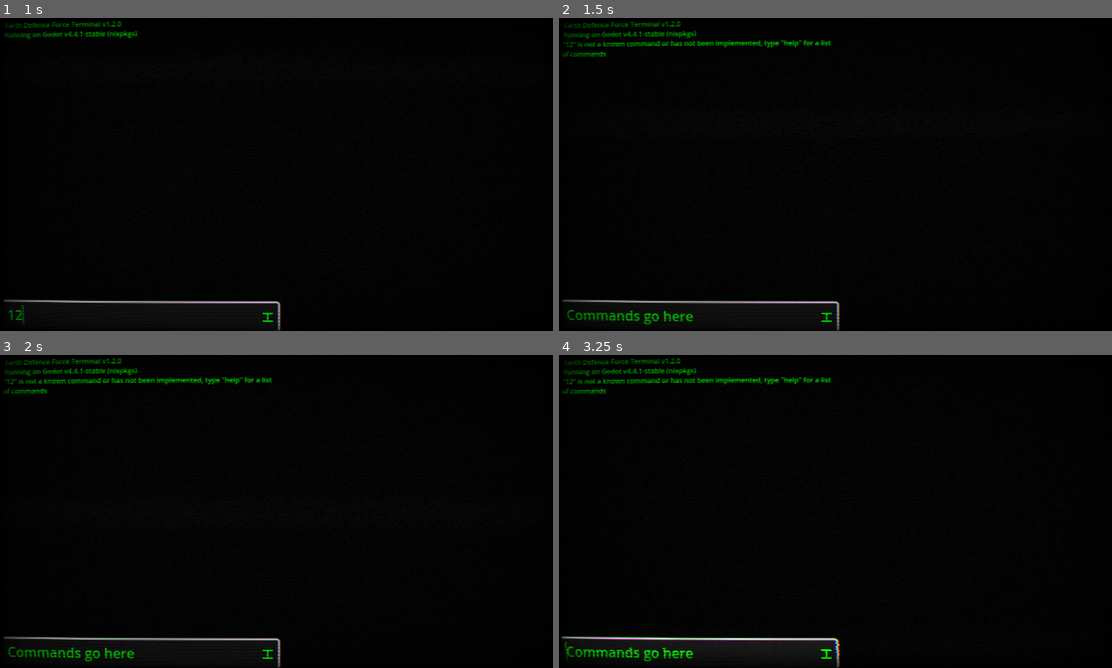
Above: before the commit, frames 1-4 (two rows, left to right).
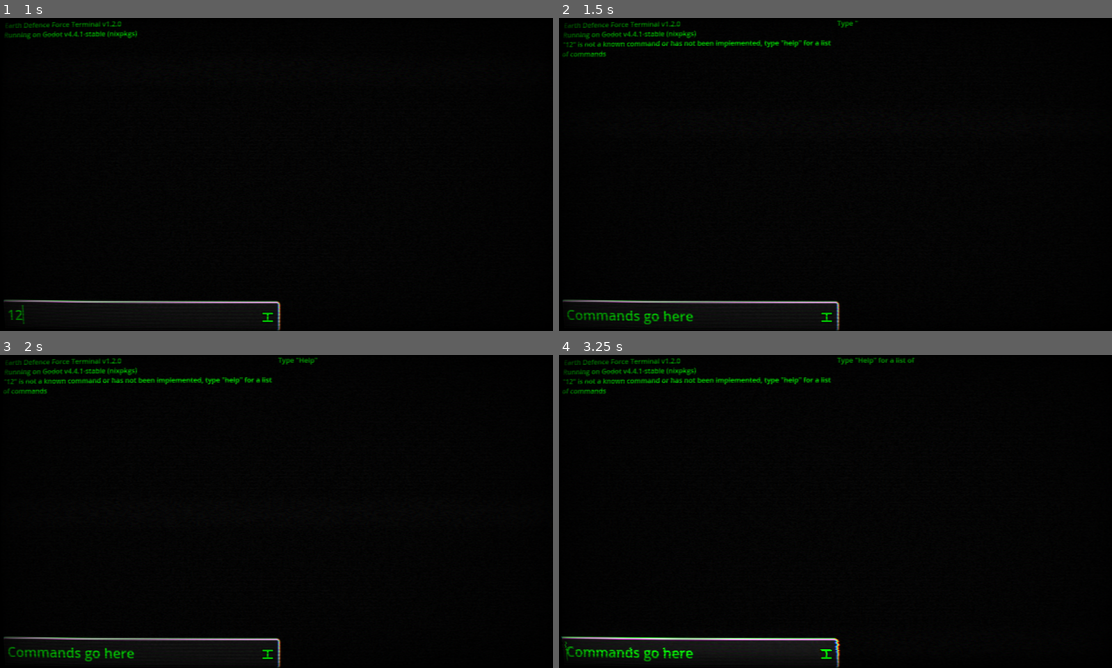
Above: after the commit, the same moments.

Repository: sphis-Sinco/EDFT
Game: Godot game, scene res://EDFT.tscn
The game is run twice, just before and just after one commit, with the same random seed, the same clock (stepped at 60 frames per second) and the same inputs.
Inputs (mouse positions are in pixels of both pictures, inside the frame that each line leads up to):
- Up to frame 1 (1 s): click (138, 318) at 0.52 s; type "12" at 0.6 s
- Up to frame 2 (1.5 s): tap Enter at 1.25 s; hold Up (ui_up) from 1.28 s (still down)
- Up to frame 3 (2 s): keep holding Up (ui_up)
- Up to frame 4 (3.25 s): tap Space at 2 s; release Up (ui_up) at 2.03 s; hold Down (ui_down) 2.03-2.78 s; tap Enter at 2.75 s; hold Up (ui_up) from 2.78 s (still down)

Frame 1 is identical in both runs. In frame 2, less than 0.1% of the frame differs, in the area x 50-55%, y 0-4%; in frame 3, less than 0.1%; in frame 4, 0.2%, in the area x 50-65%, y 0-4%.

Commit message:
Inital right panel message mentioning that you can type "help" for a list of commands

Diff:
--- a/EDFT.tscn
+++ b/EDFT.tscn
@@ -50,6 +50,21 @@
 offset_bottom = 720.0
 color = Color(0, 0, 0, 1)
 
+[node name="LineEdit" type="LineEdit" parent="."]
+offset_top = 656.0
+offset_right = 320.0
+offset_bottom = 688.0
+scale = Vector2(2, 2)
+theme_override_colors/selection_color = Color(0, 1, 0, 1)
+theme_override_colors/caret_color = Color(0, 1, 0, 1)
+theme_override_colors/font_placeholder_color = Color(0, 1, 0, 1)
+theme_override_colors/font_color = Color(0, 1, 0, 1)
+placeholder_text = "Commands go here"
+emoji_menu_enabled = false
+right_icon = ExtResource("4_hxddd")
+caret_blink = true
+script = ExtResource("4_js2is")
+
 [node name="Left" type="RichTextLabel" parent="."]
 offset_right = 640.0
 offset_bottom = 640.0
@@ -67,21 +82,6 @@
 bbcode_enabled = true
 script = ExtResource("3_js2is")
 
-[node name="LineEdit" type="LineEdit" parent="."]
-offset_top = 656.0
-offset_right = 320.0
-offset_bottom = 688.0
-scale = Vector2(2, 2)
-theme_override_colors/selection_color = Color(0, 1, 0, 1)
-theme_override_colors/caret_color = Color(0, 1, 0, 1)
-theme_override_colors/font_placeholder_color = Color(0, 1, 0, 1)
-theme_override_colors/font_color = Color(0, 1, 0, 1)
-placeholder_text = "Commands go here"
-emoji_menu_enabled = false
-right_icon = ExtResource("4_hxddd")
-caret_blink = true
-script = ExtResource("4_js2is")
-
 [node name="RightTypin" type="AudioStreamPlayer2D" parent="."]
 stream = ExtResource("6_ms0es")
 
--- a/assets/scripts/leftTextEdit.gd
+++ b/assets/scripts/leftTextEdit.gd
@@ -37,6 +37,10 @@
 #endregion
 
 var tween
+
+func _ready():
+	rightText.text = 'Type "Help" for a list of commands.'
+	tween_visible_ratio()
 
 func _input(event):
 	if event is InputEventKey and event.pressed and !event.echo:
@@ -189,7 +193,7 @@
 		typing_sound.play()
 
 	if delay > 0:
-		call_timer(delay, "_start_tween", [text_node, duration])
+		call_timer(delay, Callable(self, "_start_tween").bind(text_node, duration))
 	else:
 		_start_tween(text_node, duration)
 
@@ -203,16 +207,16 @@
 		typing_sound.stop()
 
 	if rightText.text == Global.load_from_file("assets/files/truth.txt"):
-		call_timer(30, "end_game")
-#endregion
-
-func call_timer(time = 10, endfunc = '', args = []):
+		call_timer(30, Callable(self, "end_game"))
+#endregion
+
+func call_timer(time = 10, endfunc = Callable(self, "")):
 	var timer = Timer.new()
 	timer.wait_time = time
 	timer.one_shot = true
 	add_child(timer)
 	timer.start()
-	timer.timeout.connect(Callable(self, endfunc).bind(args))
+	timer.timeout.connect(endfunc)
 
 func end_game():
 	print_rich("It's over")
Not shown, changed: CHANGELOG.md
